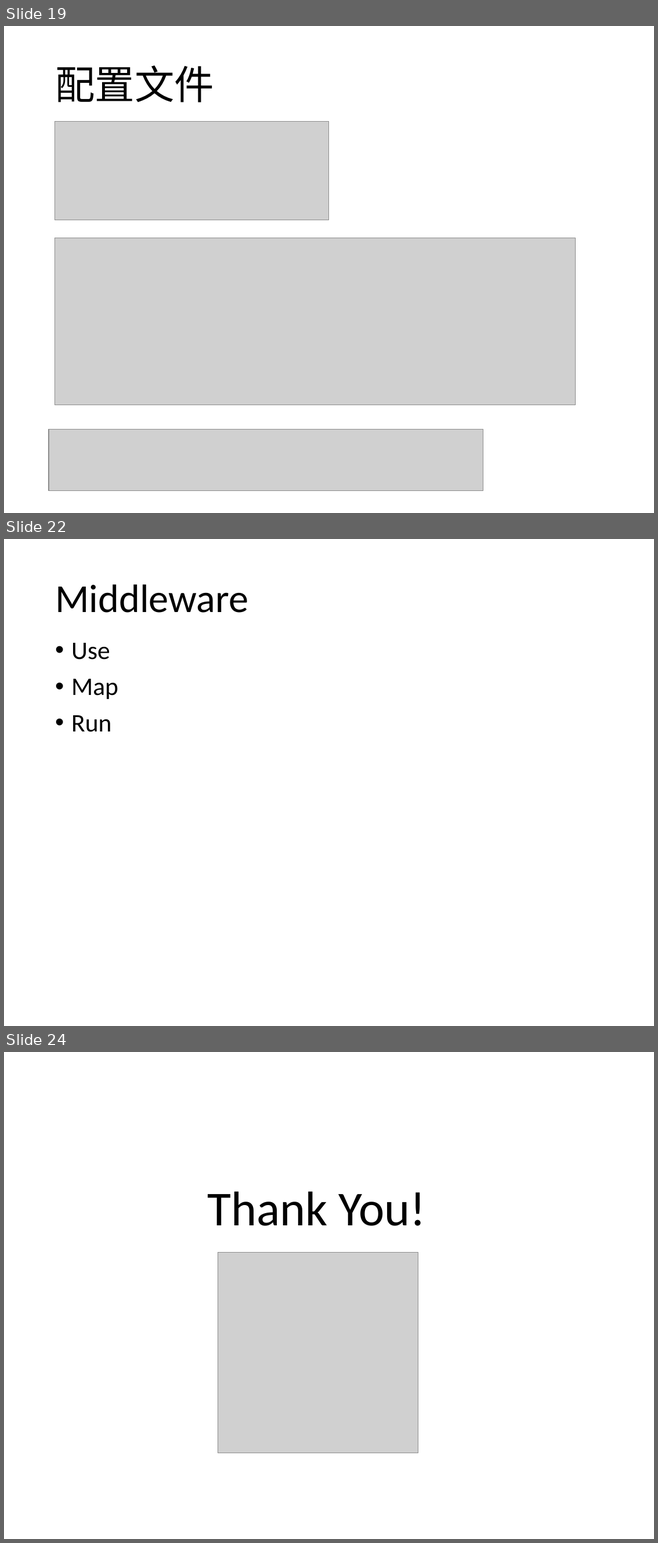
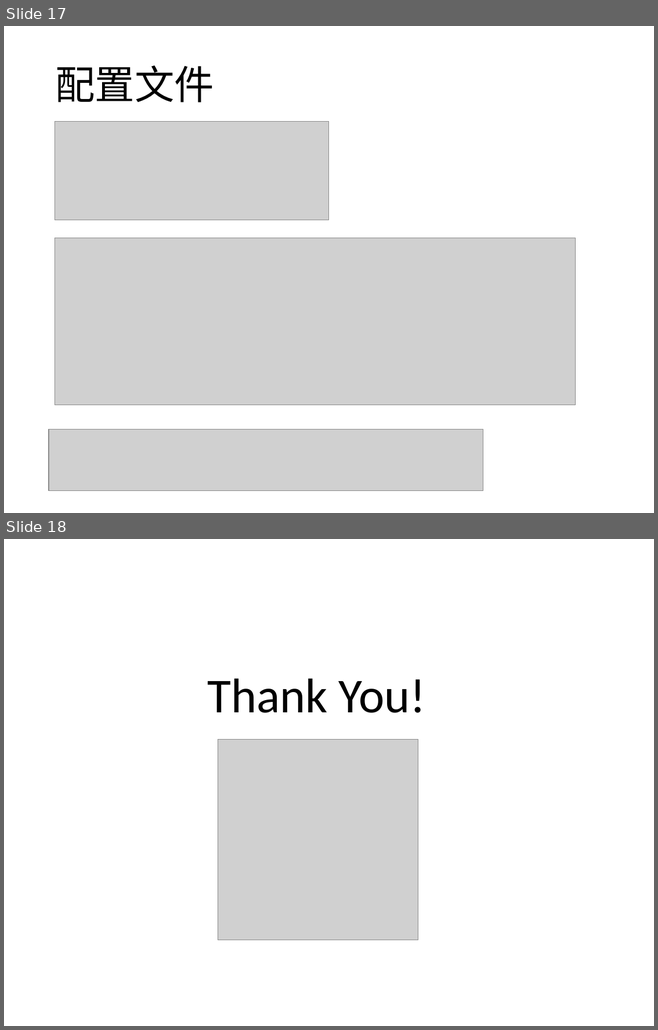
Before and after one commit to axzxs2001/AspNetCore2.0SeriesOfCourses, a slide deck: AspNetCore2.0Courses/PPT/asp.net core(一).pptx. Shown one above the other, each under a label of ours: slides 19, 22 and 24 before the commit, slides 17 and 18 after it; the slides between them are not shown. The pictures are 658x1543 and 658x1030 pixels, drawn with LibreOffice and Linux fonts; fonts in the diff are those of the drawing; grey boxes stand for pictures; background and template pictures are left out. Boxes give left, top, right and bottom in pixels: in the first picture for what was removed or moved away, otherwise in the second. Text is boxed around its words. In the diff, an @@ line names an element or a change of style, - is before the commit and + after.

```diff
--- a/AspNetCore2.0Courses/PPT/asp.net core(一).pptx
+++ b/AspNetCore2.0Courses/PPT/asp.net core(一).pptx
@@ slide 22 removed at [4,539,654,1026], background picture (left out) @@
@@ title removed at [55,584,248,613] @@
-Middleware
@@ text removed at [71,643,118,732] @@
-• Use
-• Map
-• Run
@@ what was slide 19 is now slide 17 @@
@@ what was slide 24 is now slide 18 @@
```
Also in this commit, not shown: 2 slides changed, 2 slides added, 7 other slides removed.
